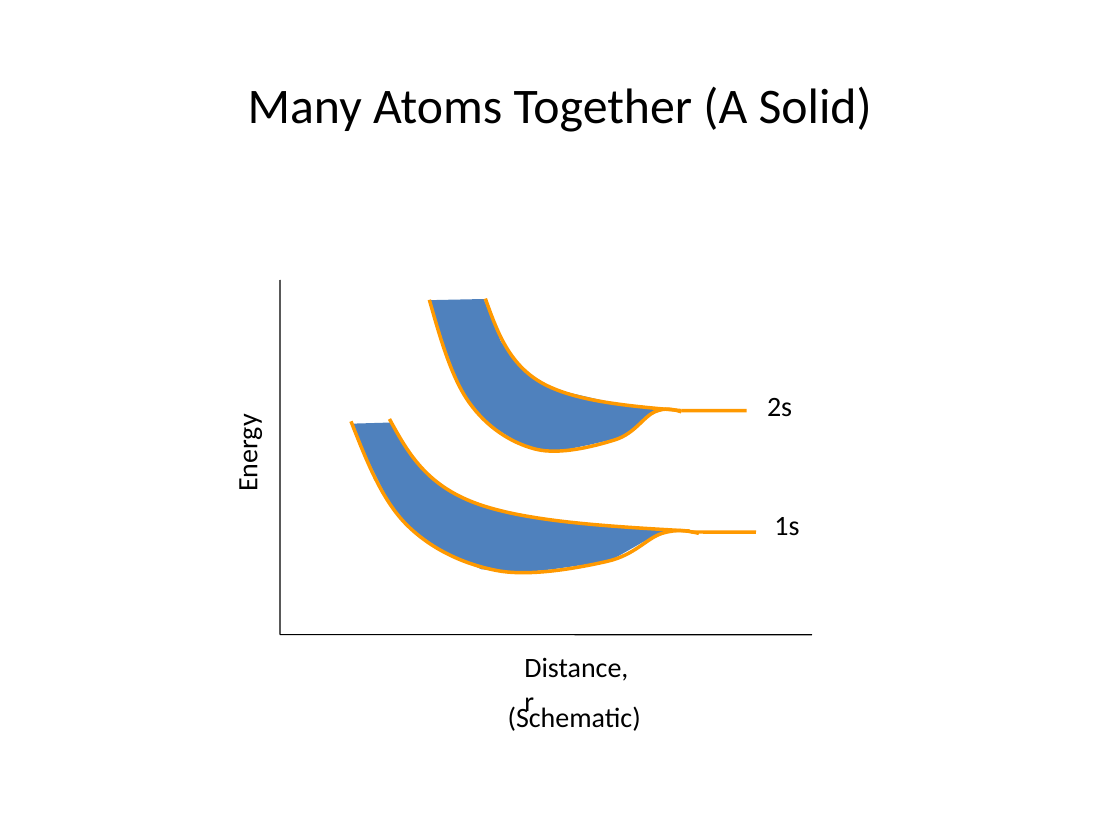
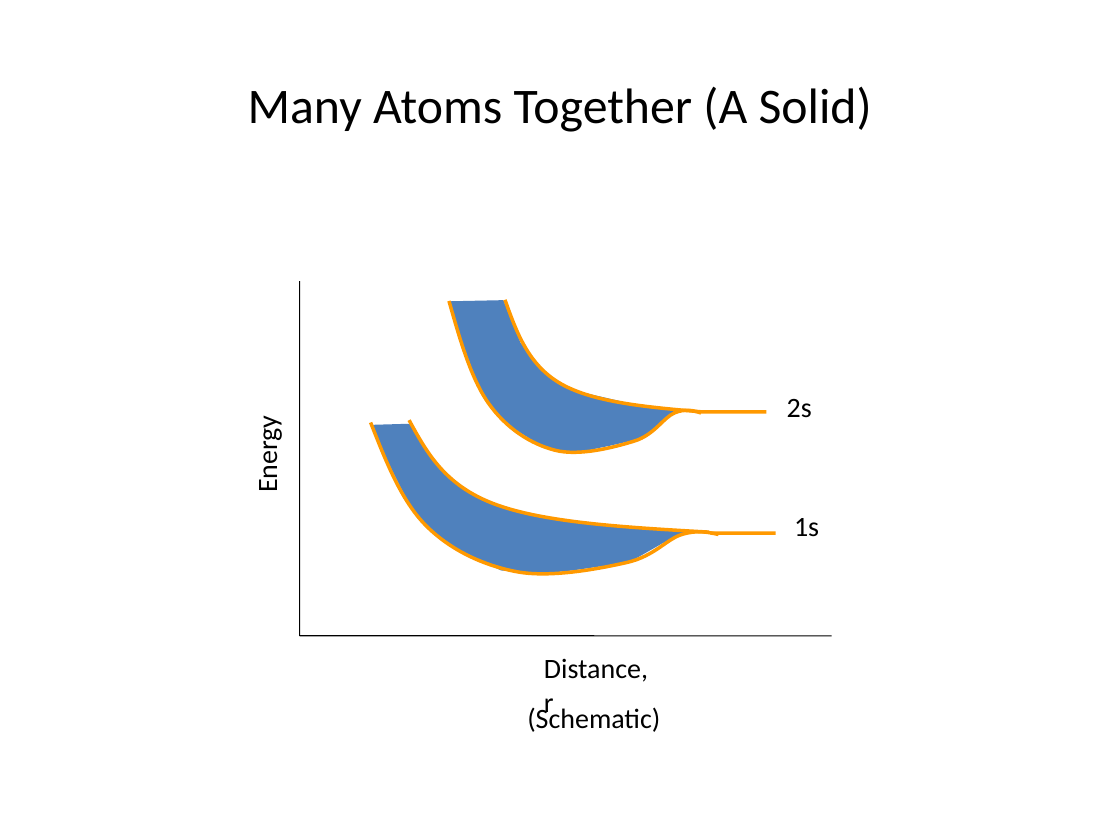
Before and after one commit to rtlines/PH223-Engineering-Physics, a slide deck: slide 15 of Slides/PH223_Lecture_20.pptx (slide 13 before the commit). Drawn at 1120x840 pixels with LibreOffice and Linux fonts; fonts in the diff are those of the drawing. Boxes give left, top, right and bottom in pixels: in the first picture for what was removed or moved away, otherwise in the second. Text is boxed around its words. In the diff, an @@ line names an element or a change of style, - is before the commit and + after.

```diff
--- a/Slides/PH223_Lecture_20.pptx
+++ b/Slides/PH223_Lecture_20.pptx
@@ 6 freeform shapes, 5 texts, 4 lines: place and size @@
-6 freeform shapes, 5 texts, 4 lines at [231,280,812,731]
+6 freeform shapes, 5 texts, 4 lines at [250,281,832,732]
```
Also in this commit, not shown: 5 other slides changed, 2 slides added, 6 other files.
